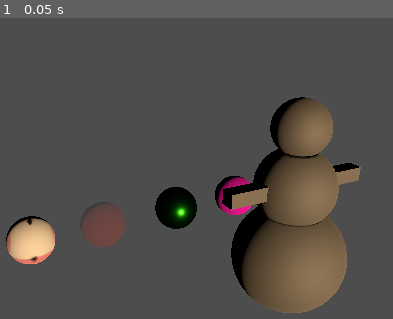
Above: before the commit, frame 1.
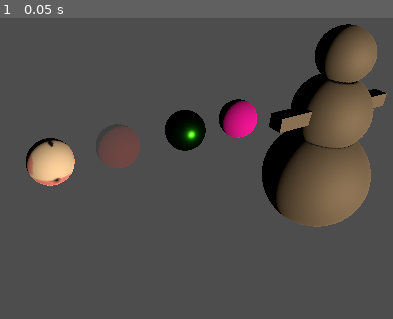
Above: after the commit, the same moment.

Repository: coligorm/Godot-101
Game: Godot game, scene res://Scenes/3dtest.tscn
Same seed, same stepped clock (60 frames per second), same inputs: the game is played once before the commit and once after it. This scene is started directly instead of the project's main scene.
Inputs:
- Up to frame 1 (0.05 s): no input

The runs differ from the first frame. In frame 1, 27% of the frame differs, in the area x 1-99%, y 1-99%.

Commit message:
Added camera

Diff:
--- a/godot-introduction/Scenes/3dtest.tscn
+++ b/godot-introduction/Scenes/3dtest.tscn
@@ -47,26 +47,26 @@
 
 [node name="Ball1" type="MeshInstance3D" parent="Balls"]
 transform = Transform3D(1, 0, 0, 0, 1, 0, 0, 0, 1, 0, 0, -2.6797404)
-material_override = ExtResource("2_6kvxp")
+material_override = ExtResource("2_xrohk")
 mesh = SubResource("SphereMesh_n7bok")
 
 [node name="Ball2" type="MeshInstance3D" parent="Balls"]
 transform = Transform3D(1, 0, 0, 0, 1, 0, 0, 0, 1, 1.5869434, 0, -2.6797404)
-material_override = ExtResource("2_ec3hn")
+material_override = ExtResource("3_y622p")
 mesh = SubResource("SphereMesh_n7bok")
 
 [node name="Ball3" type="MeshInstance3D" parent="Balls"]
 transform = Transform3D(1, 0, 0, 0, 1, 0, 0, 0, 1, 3.4339614, 0.014275551, -2.676627)
-material_override = ExtResource("2_uffpt")
+material_override = ExtResource("4_oe712")
 mesh = SubResource("SphereMesh_n7bok")
 
 [node name="Ball4" type="MeshInstance3D" parent="Balls"]
 transform = Transform3D(1, 0, 0, 0, 1, 0, 0, 0, 1, 5.119306, 4.7683716e-07, -2.680716)
-material_override = ExtResource("3_ec3hn")
+material_override = ExtResource("5_fbx16")
 mesh = SubResource("SphereMesh_n7bok")
 
 [node name="Camera3D" type="Camera3D" parent="."]
-transform = Transform3D(0.9001136, 0.15192853, -0.40830532, 0, 0.9372211, 0.34873563, 0.4356553, -0.3139017, 0.8436054, -1.3059068, 5.0125995, 6.259614)
+transform = Transform3D(0.84980214, 0.21998581, -0.4790017, 0.055333488, 0.8664931, 0.49611244, 0.5241894, -0.44810224, 0.7241751, -2.7337534, 5.0514, 5.633673)
 fov = 51.3
 
 [node name="DirectionalLight3D" type="DirectionalLight3D" parent="."]
Not shown: 2 places in godot-introduction/Scenes/3dtest.tscn that only renumber resources
